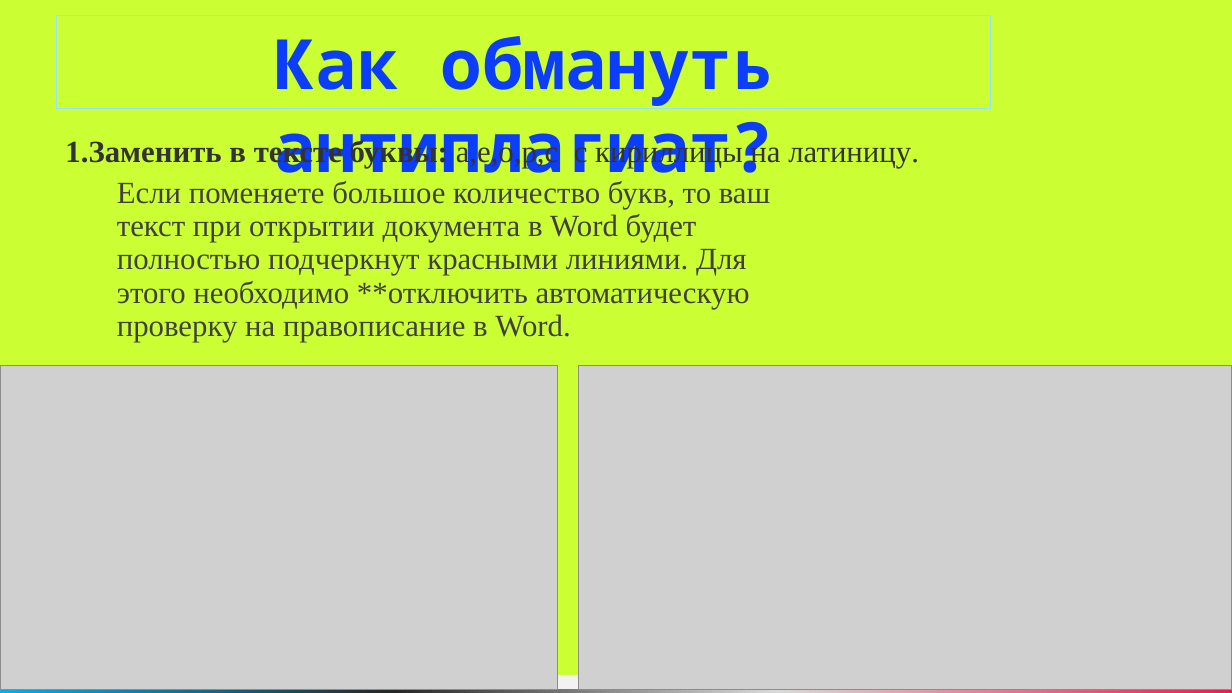
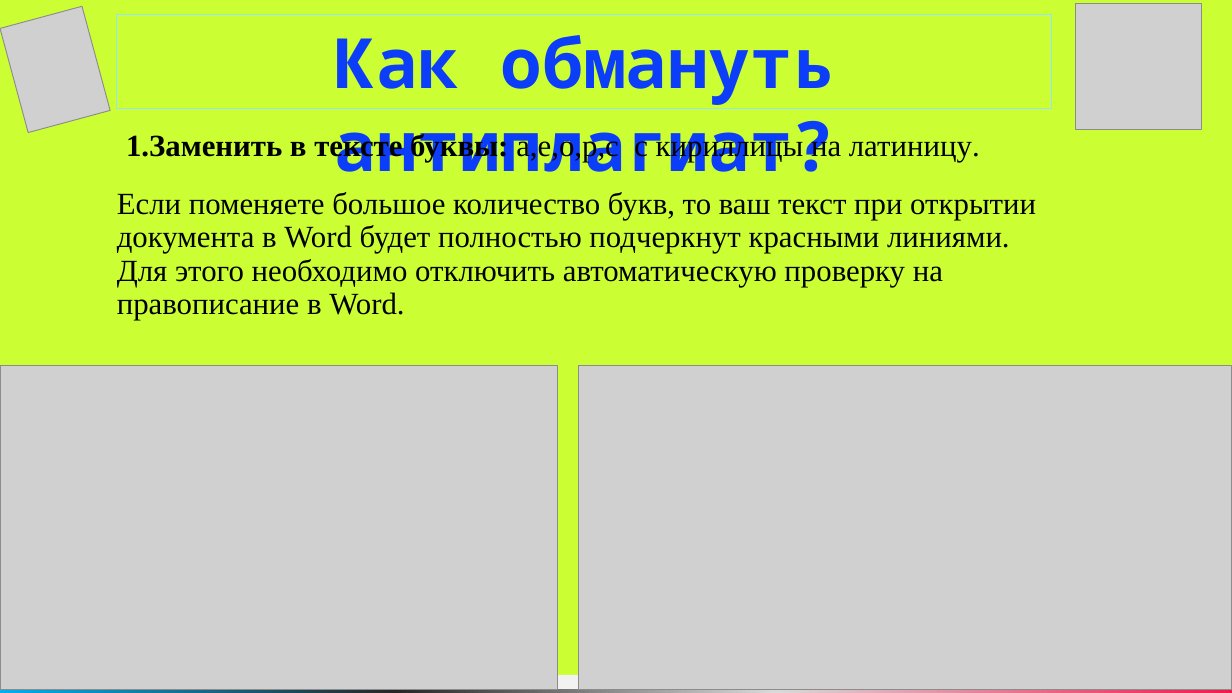
Before and after one commit to NurzhanKalniyazov/anti, a slide deck: slide 7 of Антиплагиат.pptx. Drawn at 1232x693 pixels with LibreOffice and Linux fonts; fonts in the diff are those of the drawing; grey boxes stand for pictures. Boxes give left, top, right and bottom in pixels: in the first picture for what was removed or moved away, otherwise in the second. Text is boxed around its words. In the diff, an @@ line names an element or a change of style, - is before the commit and + after.

```diff
--- a/Антиплагиат.pptx
+++ b/Антиплагиат.pptx
@@ picture added at [0,7,111,133] @@
@@ rectangle "Как обмануть антиплагиат?": place and size @@
-rectangle "Как обмануть антиплагиат?" at [56,16,992,109]
+rectangle "Как обмануть антиплагиат?" at [116,15,1052,108]
@@ picture added at [1076,4,1202,130] @@
@@ text "1.Заменить в тексте буквы: а,е,о,р,с ...": place and size @@
-text "1.Заменить в тексте буквы: а,е,о,р,с ..." at [65,138,919,168]
+text "1.Заменить в тексте буквы: а,е,о,р,с ..." at [126,132,980,162]
@@ text "1.Заменить в тексте буквы: а,е,о,р,с ..." at [126,132,980,162]: text colour #333333 to #000000 @@
@@ text at [117,192,1036,320]: text changed; text colour #404040 to #000000 @@
-Если поменяете большое количество букв, то ваш текст при открытии документа в Word будет полностью подчеркнут красными линиями. Для этого необходимо **отключить автоматическую проверку на правописание в Word.
+Если поменяете большое количество букв, то ваш текст при открытии документа в Word будет полностью подчеркнут красными линиями. Для этого необходимо отключить автоматическую проверку на правописание в Word.
```
Also in this commit, not shown: 16 other slides changed, 5 other files.
